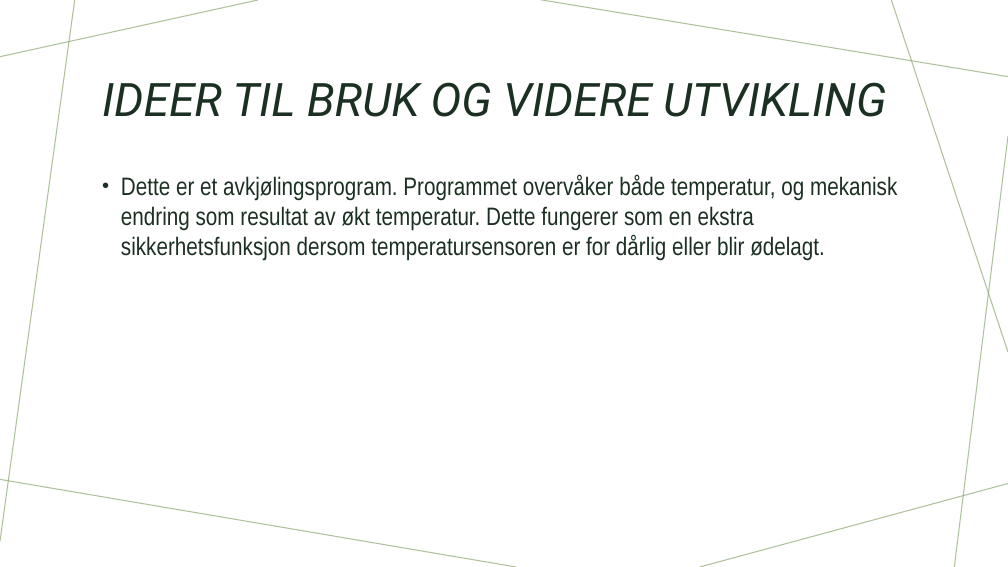
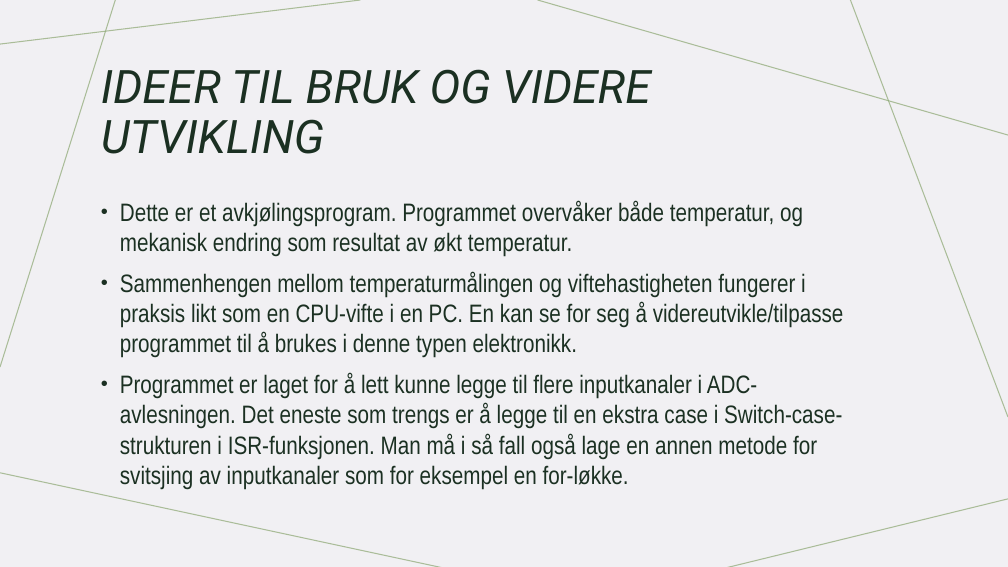
Before and after one commit to IELET2111-project/Hourglass, a slide deck: slide 10 of Presentasjon mikrokontrollere.pptx. Drawn at 1008x567 pixels with LibreOffice and Linux fonts; fonts in the diff are those of the drawing. Boxes give left, top, right and bottom in pixels: in the first picture for what was removed or moved away, otherwise in the second. Text is boxed around its words. In the diff, an @@ line names an element or a change of style, - is before the commit and + after.

Commit message:
Presentation

```diff
--- a/Presentasjon mikrokontrollere.pptx
+++ b/Presentasjon mikrokontrollere.pptx
@@ rectangle added at [0,0,1008,567], fill #F1F0F3 @@
@@ line added from (361, 0) to (0, 44), #8CA772 1 pt @@
@@ line added from (116, 0) to (0, 368), #8CA772 1 pt @@
@@ line added from (1008, 135) to (538, 0), #8CA772 1 pt @@
@@ line added from (1008, 417) to (851, 0), #8CA772 1 pt @@
@@ title "IDEER TIL BRUK OG VIDERE ..." rewrapped from [102,82,887,117] to [101,69,651,154] @@
@@ text "Dette er et avkjølingsprogram. Programmet ..." at [120,200,844,490]: vertical alignment top to middle @@
@@ text at [120,200,844,490]: text changed @@
-• Dette er et avkjølingsprogram. Programmet overvåker både temperatur, og mekanisk endring som resultat av økt temperatur. Dette fungerer som en ekstra sikkerhetsfunksjon dersom temperatursensoren er for dårlig eller blir ødelagt.
+• Dette er et avkjølingsprogram. Programmet overvåker både temperatur, og mekanisk endring som resultat av økt temperatur.
+• Sammenhengen mellom temperaturmålingen og viftehastigheten fungerer i praksis likt som en CPU-vifte i en PC. En kan se for seg å videreutvikle/tilpasse programmet til å brukes i denne typen elektronikk.
+• Programmet er laget for å lett kunne legge til flere inputkanaler i ADC-avlesningen. Det eneste som trengs er å legge til en ekstra case i Switch-case-strukturen i ISR-funksjonen. Man må i så fall også lage en annen metode for svitsjing av inputkanaler som for eksempel en for-løkke.
@@ line added from (443, 567) to (0, 473), #8CA772 1 pt @@
@@ line added from (1008, 499) to (726, 567), #8CA772 1 pt @@
```
Also in this commit, not shown: 4 other slides changed, 2 slides added, 2 slides removed.
